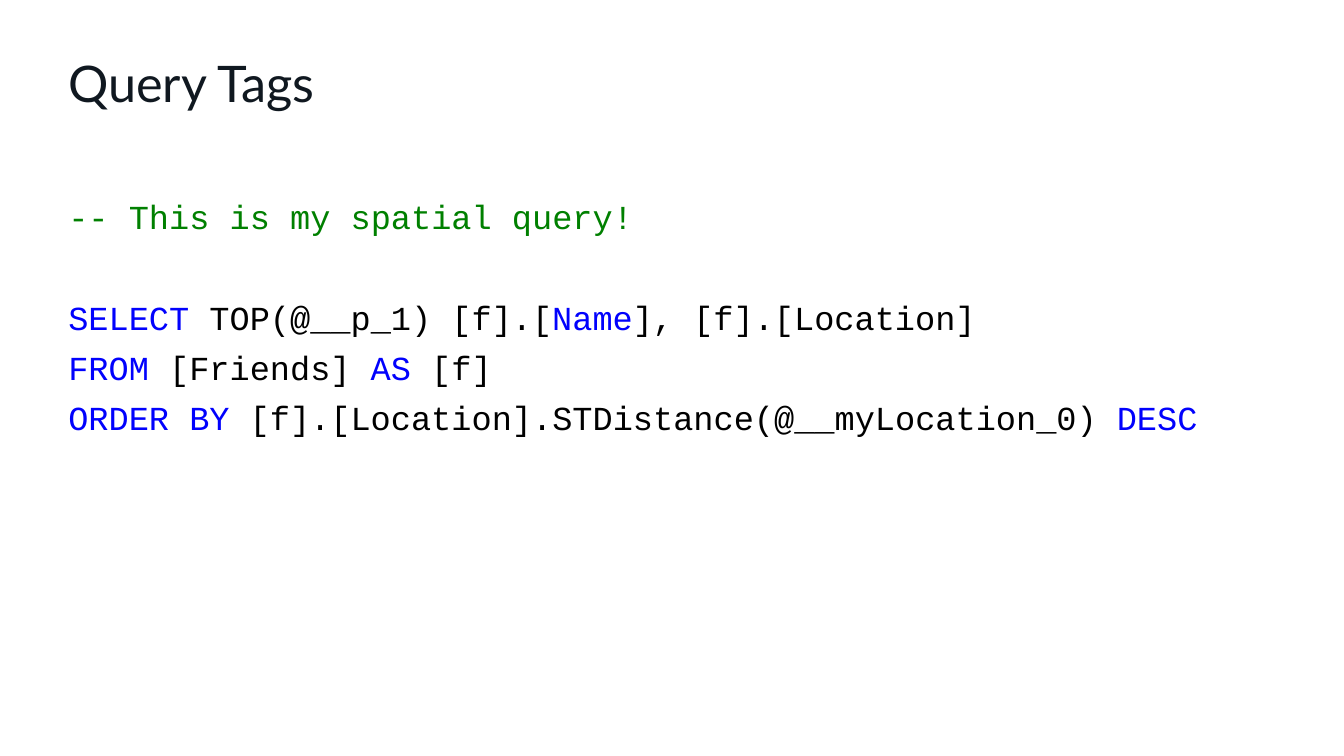
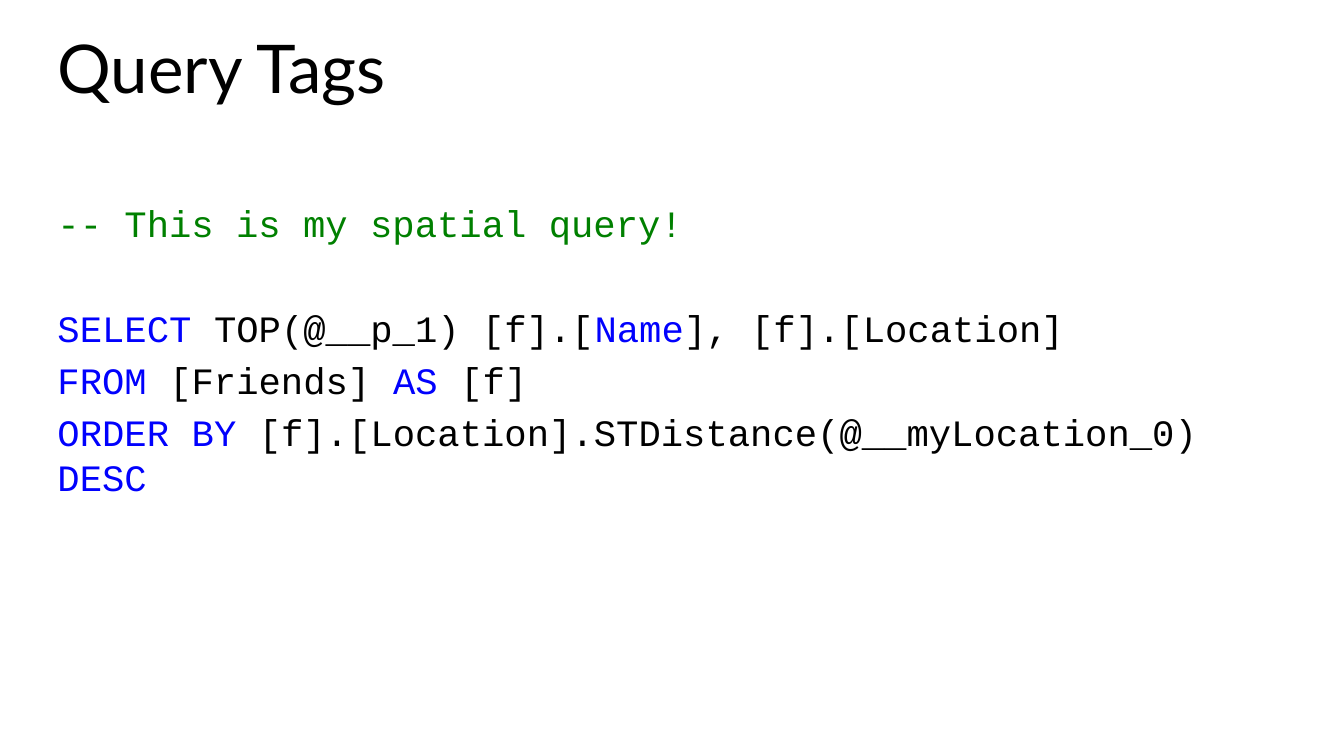
Before and after one commit to cwoodruff/EFCore3Demos, a slide deck: slide 30 of What’s new in Entity Framework Core 3.1.pptx (slide 36 before the commit). Drawn at 1344x756 pixels with LibreOffice and Linux fonts; fonts in the diff are those of the drawing; background and template pictures are left out. Boxes give left, top, right and bottom in pixels: in the first picture for what was removed or moved away, otherwise in the second. Text is boxed around its words. In the diff, an @@ line names an element or a change of style, - is before the commit and + after.

```diff
--- a/What’s new in Entity Framework Core 3.1.pptx
+++ b/What’s new in Entity Framework Core 3.1.pptx
@@ title "Query Tags": place and size @@
-title "Query Tags" at (68,65,314,111)
+title "Query Tags" at (57,44,385,106)
@@ title "Query Tags" at (57,44,385,106): size 36 to 48 pt, text colour #101820 to #000000; line spacing 0.9 to 46.7pt; vertical alignment bottom to top @@
@@ text "-- This is my spatial ...": place and size @@
-text "-- This is my spatial ..." at (68,205,1198,437)
+text "-- This is my spatial ..." at (57,211,1197,492)
@@ text "-- This is my spatial ..." at (57,211,1197,492): size 24 to 26.7 pt; line spacing 0.9 to 1; less space between paragraphs @@
```
Also in this commit, not shown: 10 other slides changed, 8 slides added, 5 slides removed.
